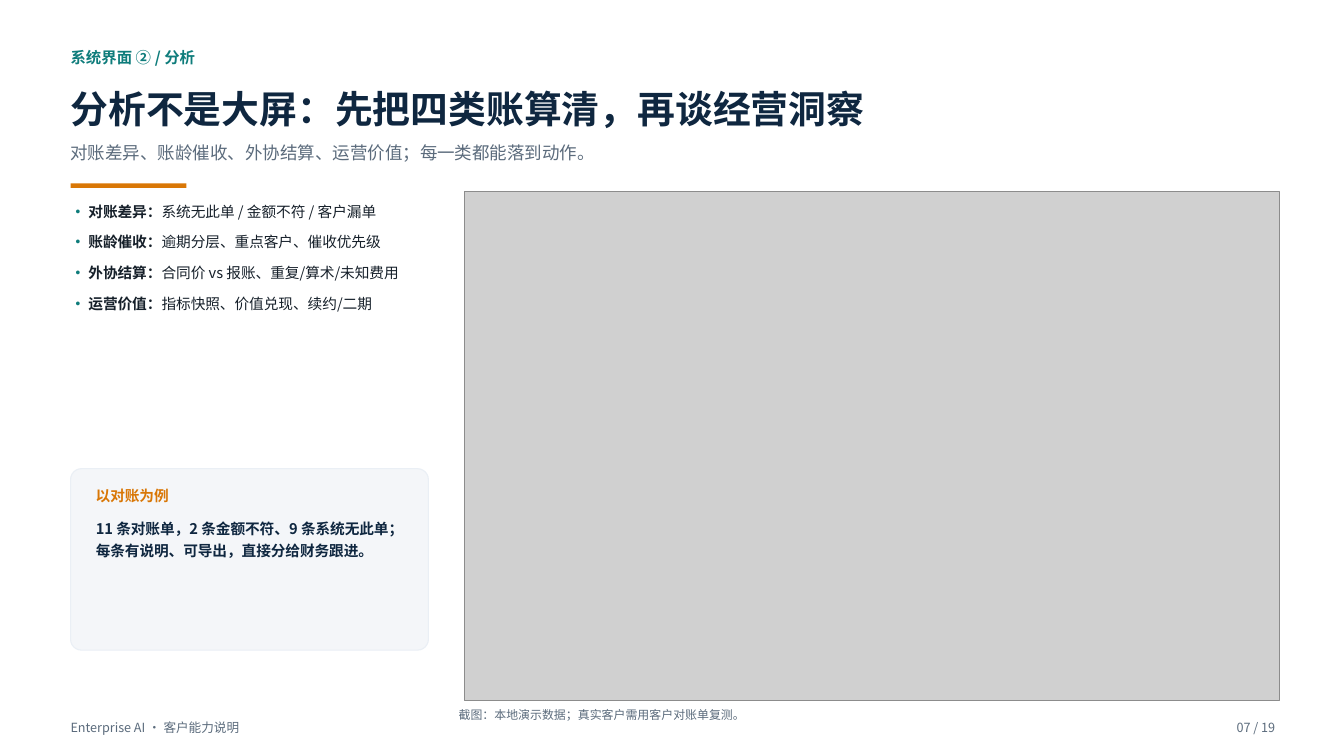
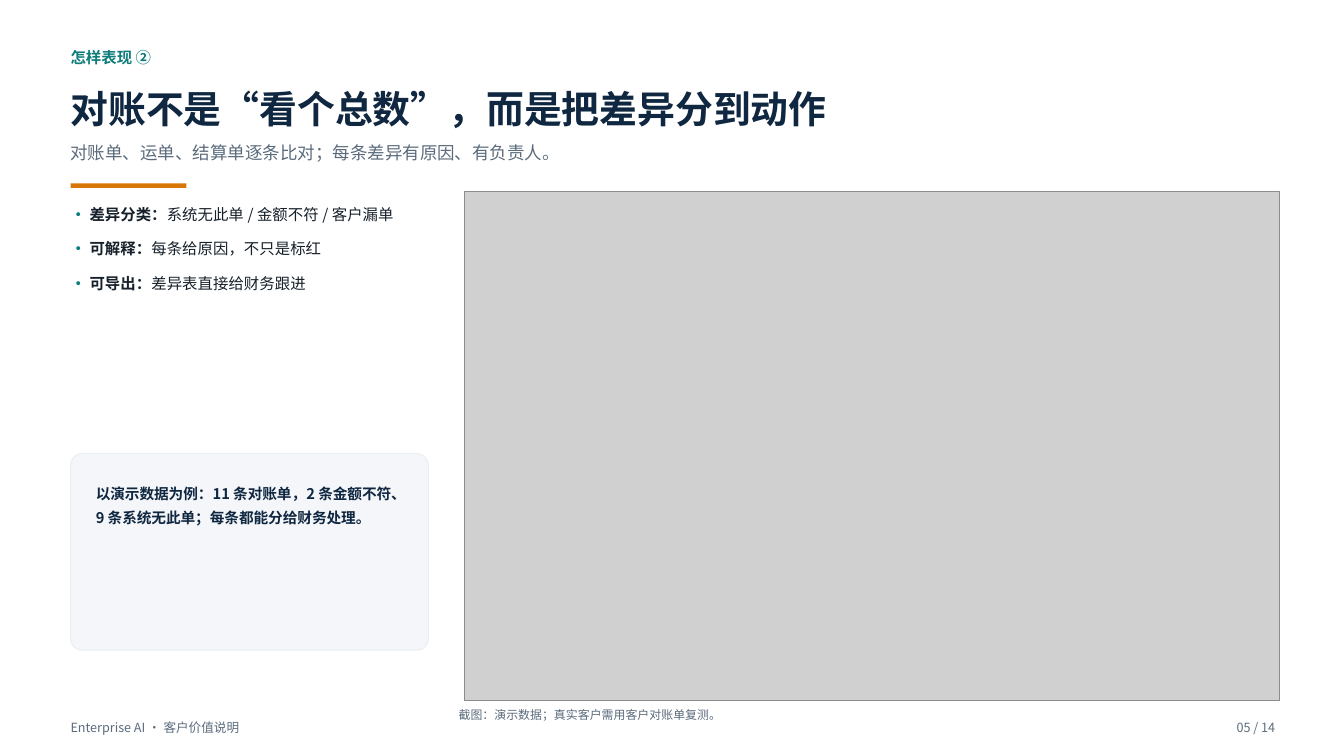
Before and after one commit to roma007/Enterprise-AI, a slide deck: slide 5 of 会客包/reports/客户老板版_系统能力介绍_2026-11-05.pptx (slide 7 before the commit). Drawn at 1344x756 pixels with LibreOffice and Linux fonts; fonts in the diff are those of the drawing; grey boxes stand for pictures. Boxes give left, top, right and bottom in pixels: in the first picture for what was removed or moved away, otherwise in the second. Text is boxed around its words. In the diff, an @@ line names an element or a change of style, - is before the commit and + after.

Commit message:
docs: 重做客户老板版 PPT，聚焦价值与落地

```diff
--- a/会客包/reports/客户老板版_系统能力介绍_2026-11-05.pptx
+++ b/会客包/reports/客户老板版_系统能力介绍_2026-11-05.pptx
@@ text at [71, 50, 151, 65]: text changed @@
-系统界面 ② / 分析
+怎样表现 ②
@@ text at [71, 90, 827, 128]: text changed @@
-分析不是大屏：先把四类账算清，再谈经营洞察
+对账不是“看个总数”，而是把差异分到动作
@@ text at [71, 144, 560, 162]: text changed @@
-对账差异、账龄催收、外协结算、运营价值；每一类都能落到动作。
+对账单、运单、结算单逐条比对；每条差异有原因、有负责人。
@@ text at [90, 207, 394, 291]: text changed; size 10.5 to 11 pt @@
-• 对账差异：系统无此单 / 金额不符 / 客户漏单
-• 账龄催收：逾期分层、重点客户、催收优先级
-• 外协结算：合同价 vs 报账、重复/算术/未知费用
-• 运营价值：指标快照、价值兑现、续约/二期
+• 差异分类：系统无此单 / 金额不符 / 客户漏单
+• 可解释：每条给原因，不只是标红
+• 可导出：差异表直接给财务跟进
@@ rounded rectangle: place and size @@
-rounded rectangle at [71, 469, 429, 650]
+rounded rectangle at [71, 454, 429, 650]
@@ text at [96, 486, 406, 526]: text changed @@
-11 条对账单，2 条金额不符、9 条系统无此单；每条有说明、可导出，直接分给财务跟进。
+以演示数据为例：11 条对账单，2 条金额不符、9 条系统无此单；每条都能分给财务处理。
@@ text removed at [96, 488, 169, 503] @@
-以对账为例
@@ text at [459, 709, 721, 721]: text changed @@
-截图：本地演示数据；真实客户需用客户对账单复测。
+截图：演示数据；真实客户需用客户对账单复测。
@@ text at [71, 721, 240, 735]: text changed @@
-Enterprise AI · 客户能力说明
+Enterprise AI · 客户价值说明
@@ text at [1237, 722, 1275, 732]: text changed @@
-07 / 19
+05 / 14
```
Also in this commit, not shown: 11 other slides changed, 2 slides added, 7 slides removed, 2 other files.
